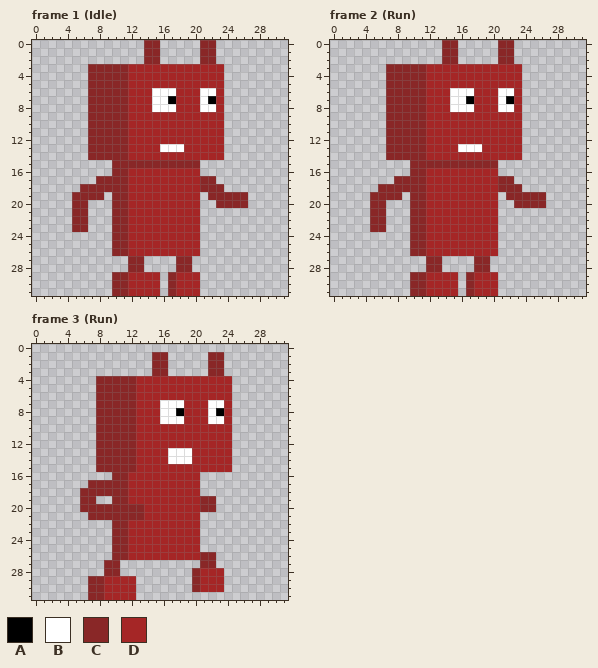
One commit to this pixel-art file: assets/animations/player.aseprite. The picture above was drawn from the file before the commit.
32x32 pixels, 4 frames. Shown: frame 1 (Idle), frame 2 (Run), frame 3 (Run). The commit also changed other frames, which this record leaves out.
Visible layers, top first: "Face", "Head", "Body".
Palette (. is transparent): A #000000  B #ffffff  C #892727  D #a52626
Pixels before, frame 1 (Idle), first column x 5:
 0 .........CC.....CC....
 1 .........CC.....CC....
 2 .........CC.....CC....
 3 ..CCCCCDDDDDDDDDDDD...
 4 ..CCCCCDDDDDDDDDDDD...
 5 ..CCCCCDDDDDDDDDDDD...
 6 ..CCCCCDDDBBBDDDBBD...
 7 ..CCCCCDDDBBADDDBAD...
 8 ..CCCCCDDDBBBDDDBBD...
 9 ..CCCCCDDDDDDDDDDDD...
10 ..CCCCCDDDDDDDDDDDD...
11 ..CCCCCDDDDDDDDDDDD...
12 ..CCCCCDDDDDDDDDDDD...
13 ..CCCCCDDDDBBBDDDDD...
14 ..CCCCCDDDDDDDDDDDD...
15 .....CCCCCCCCCCC......
16 .....CCDDDDDDDDD......
17 ...CCCCDDDDDDDDDCC....
18 .CCCCCCDDDDDDDDDCCC...
19 CCCC.CCDDDDDDDDD.CCCCC
20 CC...CCDDDDDDDDD..CCCC
21 CC...CCDDDDDDDDD......
22 CC...CCDDDDDDDDD......
23 CC...CCDDDDDDDDD......
24 .....CCDDDDDDDDD......
25 .....CCDDDDDDDDD......
26 .....CCDDDDDDDDD......
27 .......CC....CC.......
28 .......CC....CC.......
29 .....CCDDDD.CDDD......
30 .....CCDDDD.CDDD......
31 .....CCDDDD.CDDD......
Pixels before, frame 2 (Run), first column x 5:
 0 .........CC.....CC....
 1 .........CC.....CC....
 2 .........CC.....CC....
 3 ..CCCCCDDDDDDDDDDDD...
 4 ..CCCCCDDDDDDDDDDDD...
 5 ..CCCCCDDDDDDDDDDDD...
 6 ..CCCCCDDDBBBDDDBBD...
 7 ..CCCCCDDDBBADDDBAD...
 8 ..CCCCCDDDBBBDDDBBD...
 9 ..CCCCCDDDDDDDDDDDD...
10 ..CCCCCDDDDDDDDDDDD...
11 ..CCCCCDDDDDDDDDDDD...
12 ..CCCCCDDDDDDDDDDDD...
13 ..CCCCCDDDDBBBDDDDD...
14 ..CCCCCDDDDDDDDDDDD...
15 .....CCCCCCCCCCC......
16 .....CCDDDDDDDDD......
17 ...CCCCDDDDDDDDDCC....
18 .CCCCCCDDDDDDDDDCCC...
19 CCCC.CCDDDDDDDDD.CCCCC
20 CC...CCDDDDDDDDD..CCCC
21 CC...CCDDDDDDDDD......
22 CC...CCDDDDDDDDD......
23 CC...CCDDDDDDDDD......
24 .....CCDDDDDDDDD......
25 .....CCDDDDDDDDD......
26 .....CCDDDDDDDDD......
27 .......CC....CC.......
28 .......CC....CC.......
29 .....CCDDDD.CDDD......
30 .....CCDDDD.CDDD......
31 .....CCDDDD.CDDD......
Pixels before, frame 3 (Run), first column x 6:
 1 .........CC.....CC.
 2 .........CC.....CC.
 3 .........CC.....CC.
 4 ..CCCCCDDDDDDDDDDDD
 5 ..CCCCCDDDDDDDDDDDD
 6 ..CCCCCDDDDDDDDDDDD
 7 ..CCCCCDDDBBBDDDBBD
 8 ..CCCCCDDDBBADDDBAD
 9 ..CCCCCDDDBBBDDDBBD
10 ..CCCCCDDDDDDDDDDDD
11 ..CCCCCDDDDDDDDDDDD
12 ..CCCCCDDDDDDDDDDDD
13 ..CCCCCDDDDBBBDDDDD
14 ..CCCCCDDDDBBBDDDDD
15 ..CCCCCDDDDDDDDDDDD
16 ....CCDDDDDDDDD....
17 .CCCCCDDDDDDDDD....
18 CCCCCCDDDDDDDDD....
19 CC..CCDDDDDDDDDCC..
20 CCCCCCCCDDDDDDDCC..
21 .CCCCCCCDDDDDDD....
22 ....CCDDDDDDDDD....
23 ....CCDDDDDDDDD....
24 ....CCDDDDDDDDD....
25 ....CCDDDDDDDDD....
26 ....CCDDDDDDDDDCC..
27 ...CC..........CC..
28 ...CC.........CDDD.
29 .CCDDDD.......CDDD.
30 .CCDDDD.......CDDD.
31 .CCDDDD............
The result:
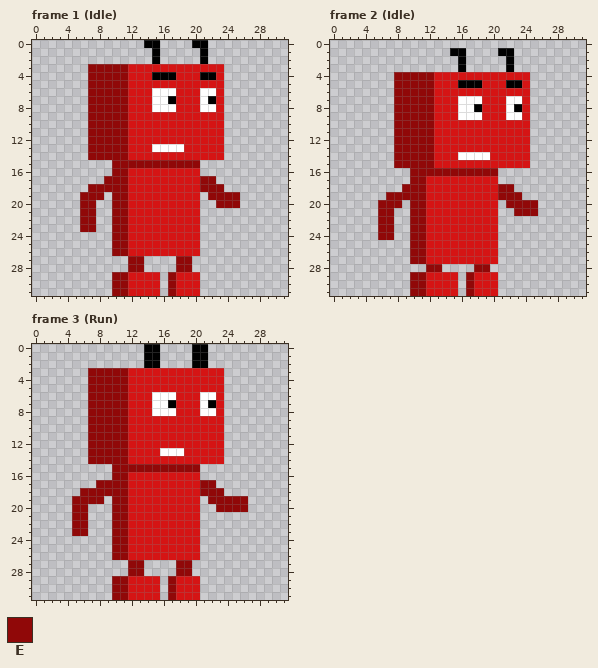
Colours new in this view: E #900808
The author wrote: added new player animation and little character redesign
Edits made:
layer "Face" removed
colour D: #a52626 -> #d51414
Changed rows in their new state; - is a pixel that keeps its letter.
Frame 1 (Idle), layers "Head", "Body":
first column x 5:
 0 ---------AA----AA.----
 1 ---------.A-----A.----
 2 ---------.A-----A.----
 3 --EEEEE---------------
 4 --EEEEE---AAA---AA----
 5 --EEEEE---------------
 6 --EEEEE---------------
 7 --EEEEE---------------
 8 --EEEEE---------------
 9 --EEEEE---------------
10 --EEEEE---------------
11 --EEEEE---------------
12 --EEEEE---------------
13 --EEEEE---B-----------
14 --EEEEE---------------
15 -----EEEEEEEEEEE------
16 -----EE---------------
17 ---.EEE---------EE----
18 -.EEEEE---------EEE---
19 .EEE-EE----------EEEE.
20 .EE--EE-----------EEE.
21 .EE--EE---------------
22 .EE--EE---------------
23 .EE--EE---------------
24 -----EE---------------
25 -----EE---------------
26 -----EE---------------
27 -------EE----EE-------
28 -------EE----EE-------
29 -----EE-----E---------
30 -----EE-----E---------
31 -----EE-----E---------
Frame 2 (Idle), layers "Head", "Body":
first column x 5:
 0 ---------..-----..----
 1 ---------.AA----AA----
 2 ---------..A----.A----
 3 --.........A.....A.---
 4 --.EEEEE-----------D--
 5 --.EEEEE---AAA---AAD--
 6 --.EEEEE--DDD---DD-D--
 7 --.EEEEE--D-BB--DBBD--
 8 --.EEEEE--D--A--D-AD--
 9 --.EEEEE---BBB---BBD--
10 --.EEEEE-----------D--
11 --.EEEEE-----------D--
12 --.EEEEE-----------D--
13 --.EEEEE---DDD-----D--
14 --.EEEEE---BBBB----D--
15 ---EEEEEDDDDDDDDDDDD--
16 -----EEEEEEEEEEE------
17 ---..EE---------..----
18 -...EEE---------EE.---
19 ..EEEEE---------EEE...
20 .EEE-EE----------EEEE.
21 .EE--EE-----------EEE-
22 .EE--EE---------------
23 .EE--EE---------------
24 -EE--EE---------------
25 -----EE---------------
26 -----EE---------------
27 -----EEDDDDDDDDD------
28 -------EE----EE-------
29 -----EE-----E---------
30 -----EE-----E---------
31 -----EE-----E---------
Frame 3 (Run), layers "Head", "Body":
first column x 5:
 0 ---------AA----AA-----
 1 ---------AA.---AA..---
 2 ---------AA.---AA..---
 3 --EEEEEDDDDDDDDDDDD---
 4 --EEEEED-----------.--
 5 --EEEEED-----------.--
 6 --EEEEED--BBB---BB-.--
 7 --EEEEED--B-AD--BAD.--
 8 --EEEEED--B--D--B-D.--
 9 --EEEEED---DDD---DD.--
10 --EEEEED-----------.--
11 --EEEEED-----------.--
12 --EEEEED-----------.--
13 --EEEEED---B--D----.--
14 --EEEEED----DDD----.--
15 ---..EEEEEEEEEEE....--
16 -----EE---------------
17 --.EEEE---------EE----
18 -EEEEEE---------EEE---
19 EEEE-EE---------.EEEEE
20 EE...EEDD-------..EEEE
21 EE...EEDD-------------
22 EE---EE---------------
23 EE---EE---------------
24 -----EE---------------
25 -----EE---------------
26 -----EE---------..----
27 ----..-EE----EE-..----
28 ----..-EE----EE....---
29 --...EE-DDD-EDDD...---
30 --...EE-DDD-EDDD...---
31 --...EE-DDD-EDDD------
Changed places in both pictures, as pixel boxes (x1, y1, x2, y2):
changed: (72, 40, 248, 296)
changed: (370, 40, 546, 296)
changed: (72, 344, 248, 600)
